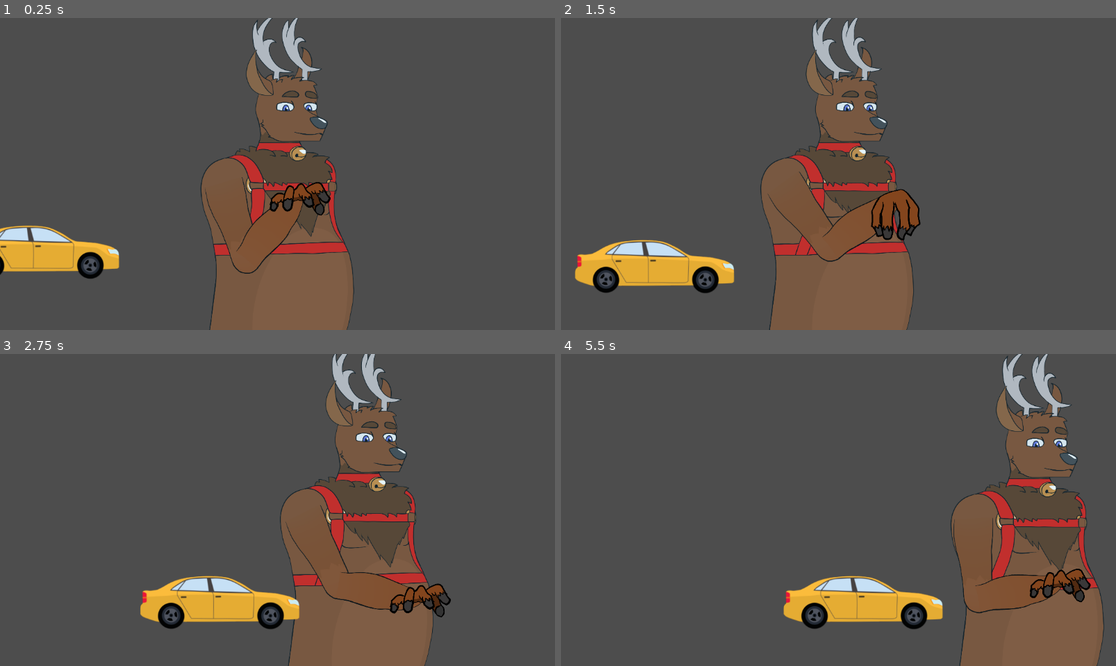
Above: before the commit, frames 1-4 (two rows, left to right).
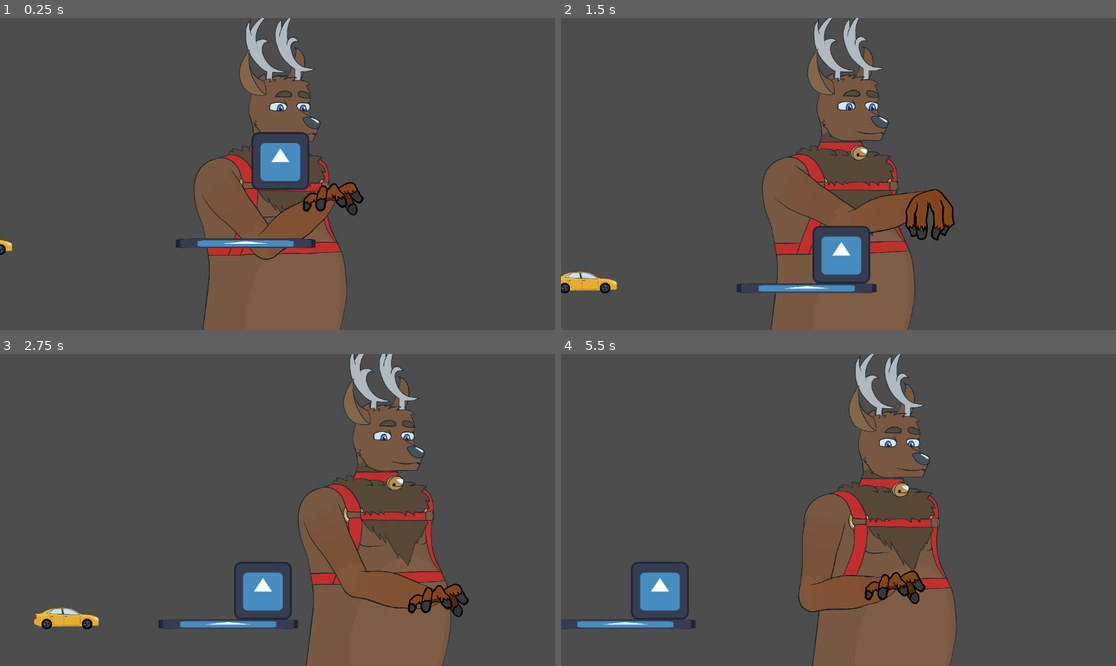
Above: after the commit, the same moments.

Repository: heliguy4599/bighand
Game: Godot game, scene res://world.tscn
The game is run twice, just before and just after one commit, with the same random seed, the same clock (stepped at 60 frames per second) and the same inputs. The engine's default icon, where the game draws it, is replaced by a stand-in: a white triangle on a blue panel in a dark square.
Inputs:
- Up to frame 1 (0.25 s): no input
- Up to frame 2 (1.5 s): hold D (move_right) 0.53-1.28 s; hold E (grab) 0.53-1.28 s; hold S (move_down) from 1.28 s (still down); tap E (grab) at 1.35 s
- Up to frame 3 (2.75 s): release S (move_down) at 2.03 s; hold D (move_right) from 2.03 s (still down); hold E (grab) from 2.03 s (still down)
- Up to frame 4 (5.5 s): release D (move_right) at 2.78 s; release E (grab) at 2.78 s; hold W (move_up) 2.78-3.53 s; tap E (grab) at 2.85, 4.35 s; hold E (grab) 3.53-4.28 s; hold A (move_left) 3.53-5.03 s; hold S (move_down) from 5.03 s (still down); hold E (grab) from 5.03 s (still down)

The runs differ from the first frame. In frame 1, 11% of the frame differs, in the area x 0-66%, y 0-100%; in frame 2, 10%; in frame 3, 15%; in frame 4, 32%, in the area x 0-98%, y 0-100%.

Commit message:
Tweak the camera movement and add object highlights

Diff:
--- /dev/null
+++ b/bridge_deck.tscn
@@ -0,0 +1,20 @@
+[gd_scene load_steps=4 format=3 uid="uid://c5cvaxi1udh2j"]
+
+[ext_resource type="Script" path="res://pickupable.gd" id="1_3cgc5"]
+[ext_resource type="Texture2D" uid="uid://w0f6at6yyjom" path="res://icon.svg" id="2_f7ar6"]
+
+[sub_resource type="RectangleShape2D" id="RectangleShape2D_rh46h"]
+size = Vector2(290, 20)
+
+[node name="BridgeDeck" type="RigidBody2D"]
+collision_layer = 9
+collision_mask = 9
+mass = 300.0
+script = ExtResource("1_3cgc5")
+
+[node name="CollisionShape2D" type="CollisionShape2D" parent="."]
+shape = SubResource("RectangleShape2D_rh46h")
+
+[node name="Sprite2D" type="Sprite2D" parent="."]
+scale = Vector2(2.26562, 0.15625)
+texture = ExtResource("2_f7ar6")
--- a/bridge_pillar.tscn
+++ /dev/null
@@ -1,17 +0,0 @@
-[gd_scene load_steps=4 format=3 uid="uid://dx2mxd7ig3v4h"]
-
-[ext_resource type="Script" path="res://pickupable.gd" id="1_vnsm7"]
-[ext_resource type="Texture2D" uid="uid://w0f6at6yyjom" path="res://icon.svg" id="2_4io2v"]
-
-[sub_resource type="RectangleShape2D" id="RectangleShape2D_6t76f"]
-size = Vector2(330, 674)
-
-[node name="BridgePillar" type="RigidBody2D"]
-script = ExtResource("1_vnsm7")
-
-[node name="CollisionShape2D" type="CollisionShape2D" parent="."]
-shape = SubResource("RectangleShape2D_6t76f")
-
-[node name="Sprite2D" type="Sprite2D" parent="."]
-scale = Vector2(2.57812, 5.26562)
-texture = ExtResource("2_4io2v")
--- /dev/null
+++ b/bridge_structure.tscn
@@ -0,0 +1,19 @@
+[gd_scene load_steps=4 format=3 uid="uid://cbiik6l566bul"]
+
+[ext_resource type="Script" path="res://pickupable.gd" id="1_sfy8r"]
+[ext_resource type="Texture2D" uid="uid://w0f6at6yyjom" path="res://icon.svg" id="3_076rj"]
+
+[sub_resource type="RectangleShape2D" id="RectangleShape2D_vhhq1"]
+size = Vector2(120, 120)
+
+[node name="BridgeStructure" type="RigidBody2D"]
+mass = 400.0
+script = ExtResource("1_sfy8r")
+
+[node name="CollisionShape2D" type="CollisionShape2D" parent="."]
+shape = SubResource("RectangleShape2D_vhhq1")
+
+[node name="Sprite2D" type="Sprite2D" parent="."]
+position = Vector2(-1.90735e-06, 1.90735e-06)
+scale = Vector2(0.9375, 0.9375)
+texture = ExtResource("3_076rj")
--- a/car.gd
+++ b/car.gd
@@ -1,26 +1,41 @@
 class_name Car
 extends Pickupable
 
-var accel := 10000.0
-var should_reverse := false
+const ACCEL := 500.0
+var speed := 100.0
+var on_ground := false
 
 
 func _ready() -> void:
 	body_entered.connect(func(body: Node):
-		if (not should_reverse) and body is Hand:
-			on_hand_collision()
+		if not speed < 0:
+			if body is Hand:
+				on_hand_collision()
+			elif body is Pickupable and body.hand != null:
+				on_hand_collision()
 	)
+
+
+func _integrate_forces(state: PhysicsDirectBodyState2D) -> void:
+	for i in range(state.get_contact_count()):
+		if absf(state.get_contact_local_normal(i).angle_to(-global_transform.y)) < deg_to_rad(40):
+			on_ground = true
+			return
+
+	on_ground = false
 
 
 func _physics_process(delta: float) -> void:
 	super._physics_process(delta)
-	if not should_reverse:
-		apply_central_force(Vector2(accel, 0))
+	if on_ground:
+		if linear_velocity.x > speed:
+			apply_central_force(Vector2(-ACCEL * mass, 0))
+		else:
+			apply_central_force(Vector2(ACCEL * mass, 0))
 
 
 func on_hand_collision():
-	should_reverse = true
-	apply_central_impulse(-linear_velocity * mass)
-	apply_central_impulse(Vector2(-200 * mass, 0))
-	await get_tree().create_timer(1).timeout
-	should_reverse = false
+	var old_speed := speed
+	speed = -150
+	await get_tree().create_timer(1.3).timeout
+	speed = old_speed
--- a/car.tscn
+++ b/car.tscn
@@ -7,11 +7,13 @@
 friction = 0.0
 
 [sub_resource type="CapsuleShape2D" id="CapsuleShape2D_ap25v"]
-radius = 55.0
-height = 342.0
+radius = 22.0
+height = 136.0
 
 [node name="Car" type="RigidBody2D"]
-mass = 90.0
+collision_layer = 8
+collision_mask = 8
+mass = 200.0
 physics_material_override = SubResource("PhysicsMaterial_38lyy")
 contact_monitor = true
 max_contacts_reported = 999
@@ -19,9 +21,10 @@
 
 [node name="Sprite2D" type="Sprite2D" parent="."]
 rotation = -0.0151993
+scale = Vector2(0.406286, 0.406286)
 texture = ExtResource("2_1s6m6")
 
 [node name="CollisionShape2D" type="CollisionShape2D" parent="."]
-position = Vector2(2, 11)
+position = Vector2(2, 4)
 rotation = -1.5708
 shape = SubResource("CapsuleShape2D_ap25v")
--- a/heli_character/body.tscn
+++ b/heli_character/body.tscn
@@ -6,6 +6,21 @@
 [ext_resource type="Texture2D" uid="uid://cluc3844u2igt" path="res://heli_character/upper_arm.png" id="2_pap1g"]
 [ext_resource type="Texture2D" uid="uid://rbde5qyrxgnc" path="res://heli_character/eye.png" id="3_dvknr"]
 [ext_resource type="Texture2D" uid="uid://bvly54lldx6qw" path="res://heli_character/lower_arm.png" id="3_gw5vf"]
+
+[sub_resource type="Animation" id="Animation_83brs"]
+length = 0.001
+tracks/0/type = "value"
+tracks/0/imported = false
+tracks/0/enabled = true
+tracks/0/path = NodePath("Visuals:position")
+tracks/0/interp = 1
+tracks/0/loop_wrap = true
+tracks/0/keys = {
+"times": PackedFloat32Array(0),
+"transitions": PackedFloat32Array(1),
+"update": 0,
+"values": [Vector2(0, 0)]
+}
 
 [sub_resource type="Animation" id="Animation_103k7"]
 resource_name = "bobbing"
@@ -20,21 +35,6 @@
 "transitions": PackedFloat32Array(1, 1, 1),
 "update": 0,
 "values": [Vector2(0, 0), Vector2(0, -20), Vector2(0, 0)]
-}
-
-[sub_resource type="Animation" id="Animation_83brs"]
-length = 0.001
-tracks/0/type = "value"
-tracks/0/imported = false
-tracks/0/enabled = true
-tracks/0/path = NodePath("Visuals:position")
-tracks/0/interp = 1
-tracks/0/loop_wrap = true
-tracks/0/keys = {
-"times": PackedFloat32Array(0),
-"transitions": PackedFloat32Array(1),
-"update": 0,
-"values": [Vector2(0, 0)]
 }
 
 [sub_resource type="AnimationLibrary" id="AnimationLibrary_38760"]
--- a/heli_character/hand.gd
+++ b/heli_character/hand.gd
@@ -11,6 +11,7 @@
 
 
 var grabbed_object: Pickupable = null
+var to_be_grabbed: Pickupable = null
 var is_visually_grabbed := false
 
 
@@ -40,25 +41,35 @@
 	var desired_speed := input * SPEED
 	apply_central_force((desired_speed - linear_velocity) * ACCEL * mass)
 	body.point_to_hand(global_position)
+	if to_be_grabbed != null:
+		to_be_grabbed.modulate = Color.WHITE
+	to_be_grabbed = determine_grabbable_object()
+
+
+func determine_grabbable_object() -> Pickupable:
+	if grabbed_object != null or is_visually_grabbed:
+		return null
+
+	var bodies := pickup_area.get_overlapping_bodies()
+	if bodies.is_empty():
+		return null
+
+	for _body in bodies:
+		if _body is Pickupable:
+			_body.modulate = Color(1, 0.621, 0.621)
+			return _body
+
+	return null
 
 
 func grab():
-	if grabbed_object != null or is_visually_grabbed:
+	if to_be_grabbed == null:
+		grab_and_miss()
 		return
 
-	var bodies := pickup_area.get_overlapping_bodies()
-	if bodies.is_empty():
-		return
-
-	for _body in bodies:
-		if _body is Pickupable:
-			grabbed_object = _body
-			grabbed_object.grab(self)
-			set_visual_grab(true)
-			return
-
-
-	grab_and_miss()
+	grabbed_object = to_be_grabbed
+	to_be_grabbed.grab(self)
+	set_visual_grab(true)
 
 
 func ungrab():
--- a/heli_character/hand.tscn
+++ b/heli_character/hand.tscn
@@ -1,9 +1,12 @@
-[gd_scene load_steps=7 format=3 uid="uid://fds8ylsbt2dx"]
+[gd_scene load_steps=8 format=3 uid="uid://fds8ylsbt2dx"]
 
 [ext_resource type="Script" path="res://heli_character/hand.gd" id="1_l1w56"]
 [ext_resource type="Texture2D" uid="uid://ce3cfx0l6it5e" path="res://heli_character/hand_open_back.png" id="2_w3yjl"]
 [ext_resource type="Texture2D" uid="uid://bp4ll1l0uar0" path="res://heli_character/hand_open_front.png" id="3_ejxsa"]
 [ext_resource type="Texture2D" uid="uid://bomq72tadpmvg" path="res://heli_character/hand_closed_front.png" id="4_hnrjl"]
+
+[sub_resource type="PhysicsMaterial" id="PhysicsMaterial_gn6bq"]
+friction = 0.0
 
 [sub_resource type="CapsuleShape2D" id="CapsuleShape2D_hy6vr"]
 radius = 5.0
@@ -13,9 +16,10 @@
 radius = 44.0114
 
 [node name="Hand" type="RigidBody2D"]
-collision_layer = 7
-collision_mask = 3
+collision_layer = 15
+collision_mask = 11
 mass = 646.0
+physics_material_override = SubResource("PhysicsMaterial_gn6bq")
 gravity_scale = 0.0
 lock_rotation = true
 script = ExtResource("1_l1w56")
@@ -50,6 +54,7 @@
 
 [node name="PickupArea" type="Area2D" parent="."]
 collision_layer = 0
+collision_mask = 9
 
 [node name="CollisionShape2D" type="CollisionShape2D" parent="PickupArea"]
 z_index = 100
--- a/project.godot
+++ b/project.godot
@@ -42,3 +42,10 @@
 "events": [Object(InputEventKey,"resource_local_to_scene":false,"resource_name":"","device":-1,"window_id":0,"alt_press …(192 unchanged characters)…
 ]
 }
+
+[layer_names]
+
+2d_physics/layer_1="main"
+2d_physics/layer_2="ceiling"
+2d_physics/layer_3="body"
+2d_physics/layer_4="car"
--- a/world.gd
+++ b/world.gd
@@ -1,11 +1,32 @@
 extends Node2D
 
 
-const MOVEMENT_SPEED := 2.0
+const MOVEMENT_SPEED := 200.0
 
 
 @onready var view_scroller: Node2D = $ViewScroller
+@onready var car: Car = $Car
+@onready var hand: Hand = $Hand
+
+var max_car_x := 0.0
 
 
+func _process(delta: float) -> void:
+	var viewport_rect = get_viewport_rect()
+	viewport_rect.position -= get_viewport_transform().origin
+	var left_movement_threshold = viewport_rect.position.x + (viewport_rect.size.x * 0.33)
+	var right_movement_threshold = viewport_rect.position.x + (viewport_rect.size.x * 0.67)
+
+	var movement_offset = hand.position.x - left_movement_threshold
+	if movement_offset < 0:
+		view_scroller.position.x += movement_offset * delta
+
+	movement_offset = hand.position.x - right_movement_threshold
+	if movement_offset > 0:
+		view_scroller.position.x += movement_offset * delta
+
 func _physics_process(delta: float) -> void:
-	view_scroller.position += Vector2(MOVEMENT_SPEED, 0) * delta
+	#if car.position.x > max_car_x:
+		#max_car_x = car.position.x
+		#view_scroller.position.x = max_car_x
+	pass
--- a/world.tscn
+++ b/world.tscn
@@ -1,9 +1,11 @@
-[gd_scene load_steps=8 format=3 uid="uid://cs0qvu11a4wfu"]
+[gd_scene load_steps=10 format=3 uid="uid://cs0qvu11a4wfu"]
 
 [ext_resource type="Script" path="res://world.gd" id="1_f17ur"]
 [ext_resource type="PackedScene" uid="uid://fds8ylsbt2dx" path="res://heli_character/hand.tscn" id="3_pgtt6"]
 [ext_resource type="PackedScene" uid="uid://bon06v27u8pw" path="res://heli_character/body.tscn" id="3_rnry5"]
 [ext_resource type="PackedScene" uid="uid://cfc0x53i3ha6c" path="res://car.tscn" id="5_fwhi6"]
+[ext_resource type="PackedScene" uid="uid://cbiik6l566bul" path="res://bridge_structure.tscn" id="5_xk8r5"]
+[ext_resource type="PackedScene" uid="uid://c5cvaxi1udh2j" path="res://bridge_deck.tscn" id="6_qeoyx"]
 
 [sub_resource type="PhysicsMaterial" id="PhysicsMaterial_nu5gv"]
 friction = 0.0
@@ -18,12 +20,17 @@
 [node name="ViewScroller" type="Node2D" parent="."]
 
 [node name="Camera2D" type="Camera2D" parent="ViewScroller"]
+position = Vector2(382, 0)
+process_callback = 0
+position_smoothing_enabled = true
+position_smoothing_speed = 2.0
 
 [node name="Hand" parent="." node_paths=PackedStringArray("body") instance=ExtResource("3_pgtt6")]
-position = Vector2(41, 48)
+position = Vector2(491, 48)
 body = NodePath("../Body")
 
 [node name="Body" parent="." instance=ExtResource("3_rnry5")]
+position = Vector2(367, 0)
 
 [node name="Ceiling" type="StaticBody2D" parent="."]
 position = Vector2(0, -292)
@@ -37,9 +44,18 @@
 
 [node name="Floor" type="StaticBody2D" parent="."]
 position = Vector2(0, 247)
+collision_layer = 9
+collision_mask = 9
 
 [node name="CollisionShape2D" type="CollisionShape2D" parent="Floor"]
 shape = SubResource("WorldBoundaryShape2D_11jc7")
 
 [node name="Car" parent="." instance=ExtResource("5_fwhi6")]
-position = Vector2(-497, 123)
+z_index = 1
+position = Vector2(-236, 113)
+
+[node name="BridgeStructure" parent="." instance=ExtResource("5_xk8r5")]
+position = Vector2(388, -55)
+
+[node name="BridgeDeck" parent="." instance=ExtResource("6_qeoyx")]
+position = Vector2(316, 116)
